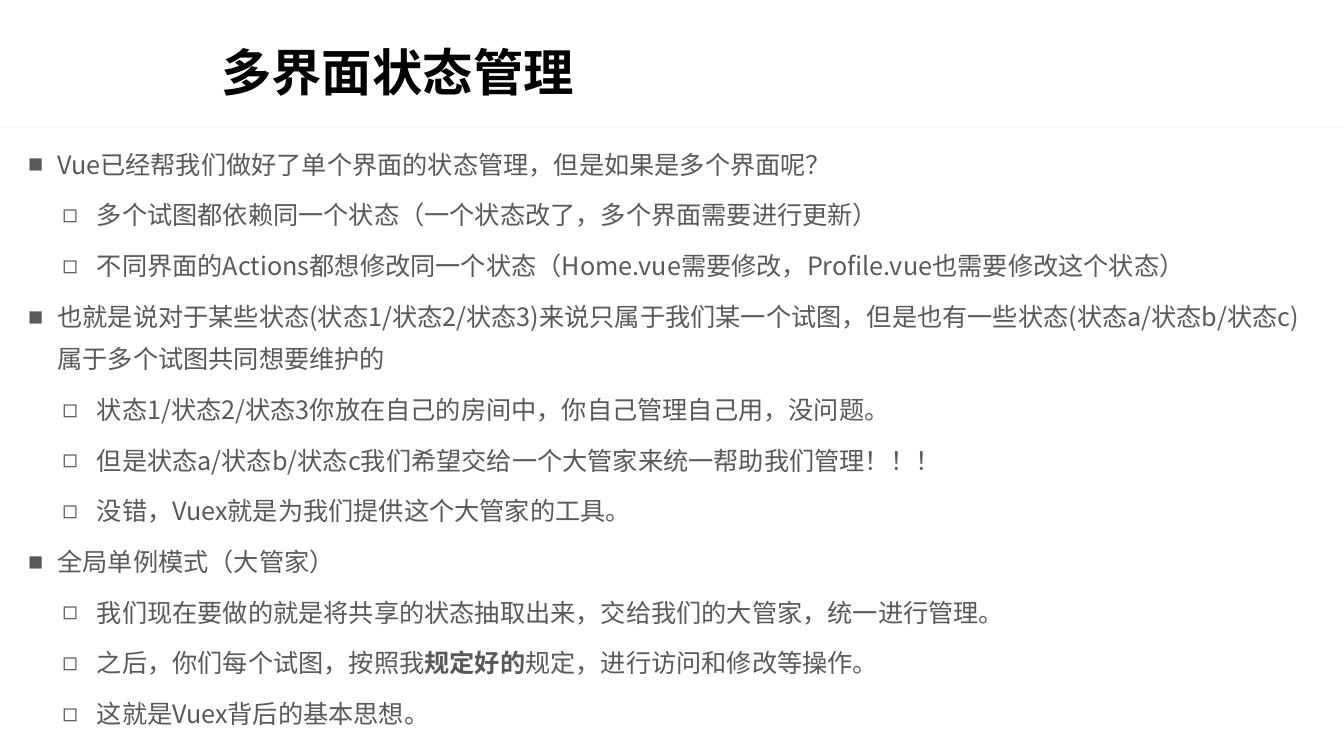
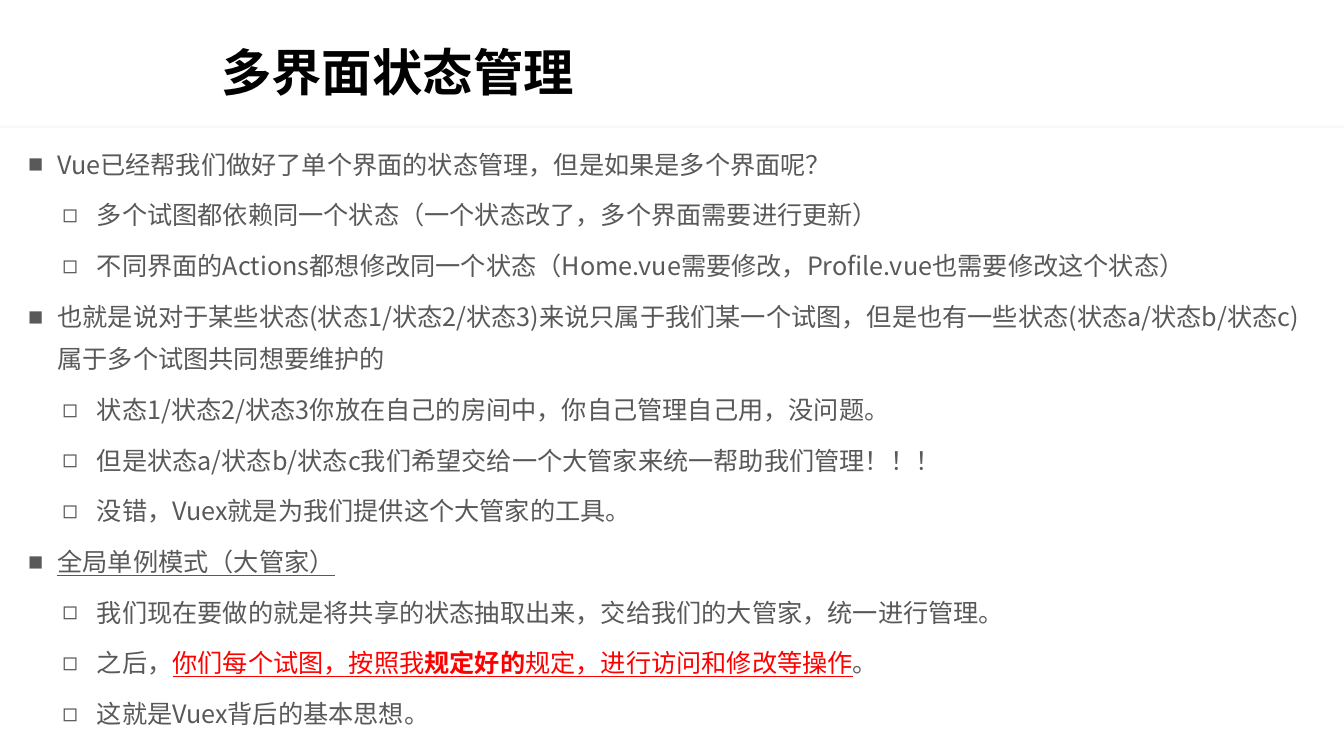
Before and after one commit to LuckyJiang/VuePractice, a slide deck: slide 6 of PPT/09-Vuex详解.pptx. Drawn at 1344x756 pixels with LibreOffice and Linux fonts; fonts in the diff are those of the drawing; background and template pictures are left out. Boxes give left, top, right and bottom in pixels: in the first picture for what was removed or moved away, otherwise in the second. Text is boxed around its words. In the diff, an @@ line names an element or a change of style, - is before the commit and + after.

Commit message:
预习Vuex 笔记：状态管理模式

```diff
--- a/PPT/09-Vuex详解.pptx
+++ b/PPT/09-Vuex详解.pptx
@@ text at bbox=[57, 549, 878, 677]: underline on in "全局单例模式（大管家）", "之后，你们每个试图，按照我规定好的规定，进行访问和修改等操作。"; text colour #595959 to #FF0000 in "之后，你们每个试图，按照我规定好的规定，进行访问和修改等操作。" @@
```
Also in this commit, not shown: 4 other slides changed.
